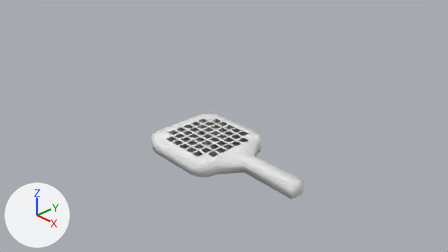
An edit to the Blender file Assets/Models/swatter.blend, drawn before and after from the same camera.
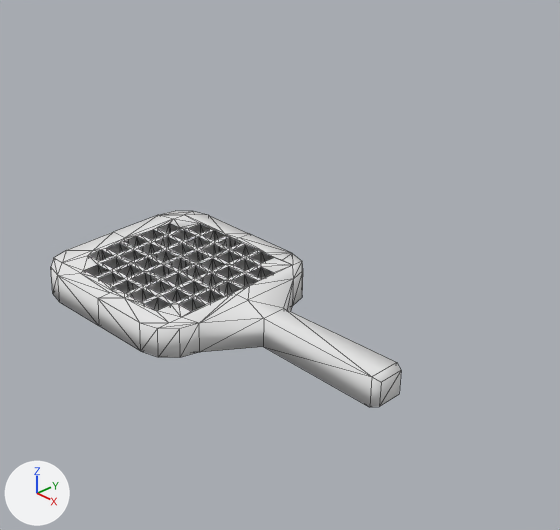
Old and new are each drawn from the file's camera 'Camera' and again close up on the part from 29% to 83% of the width and 9% to 100% of the height. The axes (+X, +Y, +Z) are drawn at lower left. The lights are the same throughout. The close-ups show mesh edges as thin lines.

In view in the first close-up: 'Swatter'.
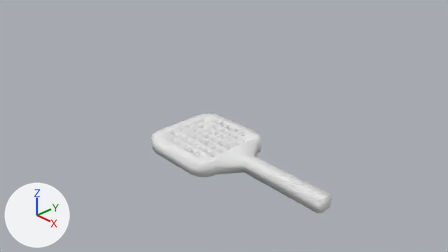
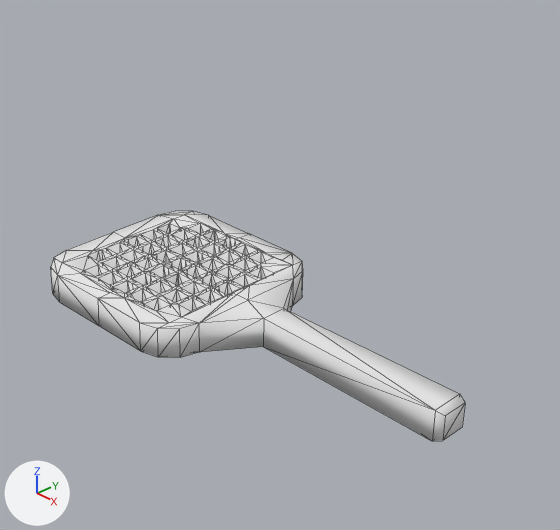
The newer file is also turned or shifted as a whole; pictures and numbers use the older file's frame.

The change in detail:
me_cube has 549 vertices, 1270 faces and spans x -1.0..2.7, y -1.0..1.0, z -0.15..0.15.
me_cube is used by ob_swatter; location (0.0, 0.0, 0.0).
Before the commit, vertices of me_cube: 4 (2.63, -0.16, 0.15) at pixel (371, 376), 5 (2.63, -0.16, -0.15) at pixel (369, 407), 6 (2.63, 0.16, -0.15), 7 (2.63, 0.16, 0.15) at pixel (396, 362), 545 (2.7, 0.13, 0.12) at pixel (401, 370).
Before the commit, vertices of me_cube: 546 (2.7, -0.13, 0.12) at pixel (381, 382), 547 (2.7, 0.13, -0.12) at pixel (399, 394), 548 (2.7, -0.13, -0.12) at pixel (379, 406).
Part 1, on me_cube:
Vertices 4 to 7, 545 to 548 of me_cube move by (0.65, 0.0, 0.0).

Boxes [x1, y1, x2, y2] around the edits, measured in the close-ups (560 x 530 px; the box of a moved part takes in the faces that stretch with it):
'Swatter', reshaped (18% wider, 17% taller)
    before: [51, 211, 401, 407]
    after: [51, 211, 465, 441]
part 1 of me_cube, moved or reshaped
    before: [263, 308, 401, 407]
    after: [263, 308, 465, 441]
